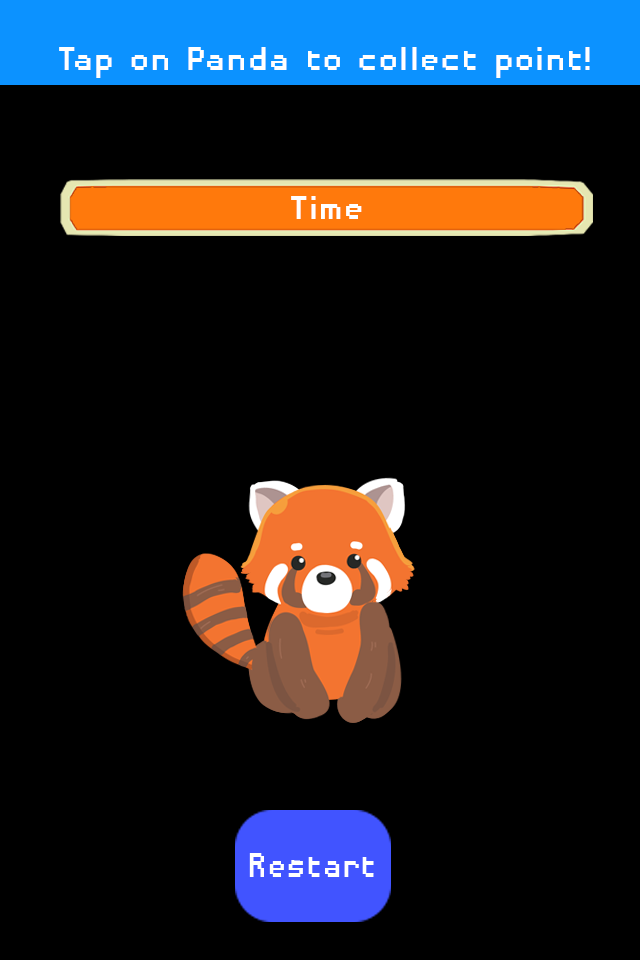
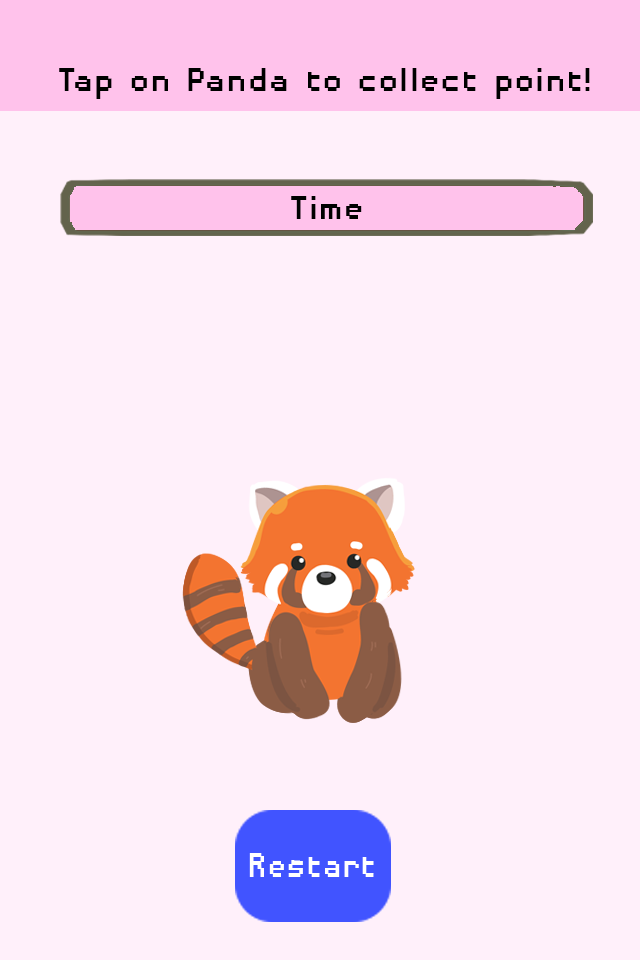
Layer changes from the first w=640, h=960 image to the second:
painted on "Tap on Panda to collect point!" over [59, 47, 590, 99]
painted on "Layer 9" over [0, 0, 640, 111]
painted on "Time" over [291, 196, 362, 219]
painted on "loadingbar vf=l" over [70, 186, 583, 230]
painted on "bg" over [60, 179, 593, 236]
painted on "Layer 8" over [0, 0, 640, 960]
